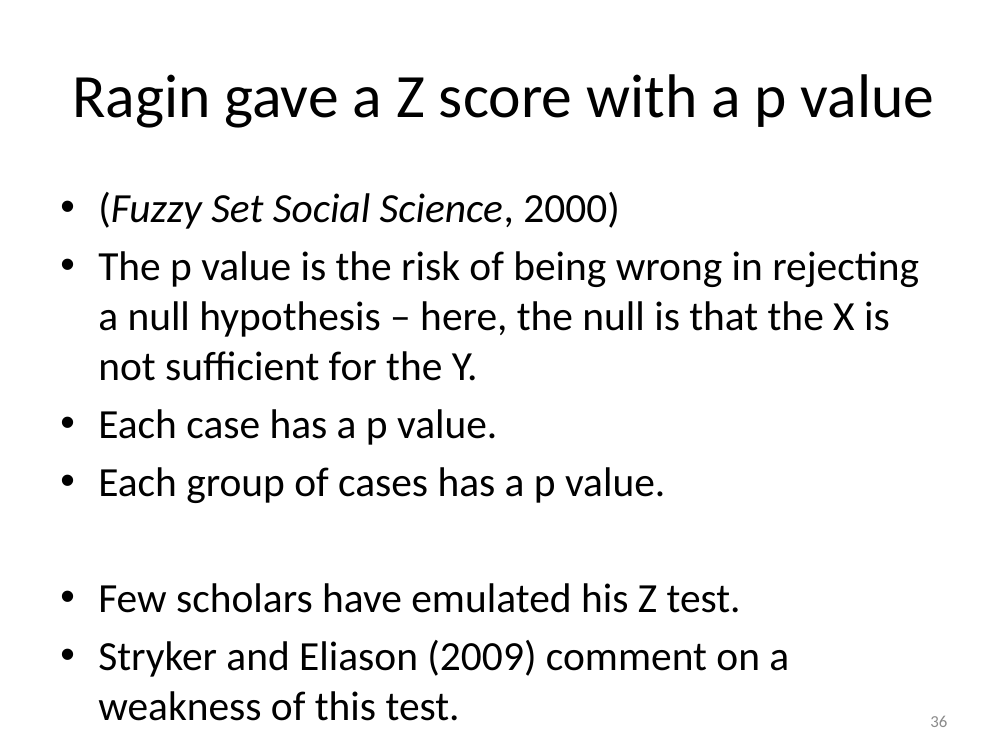
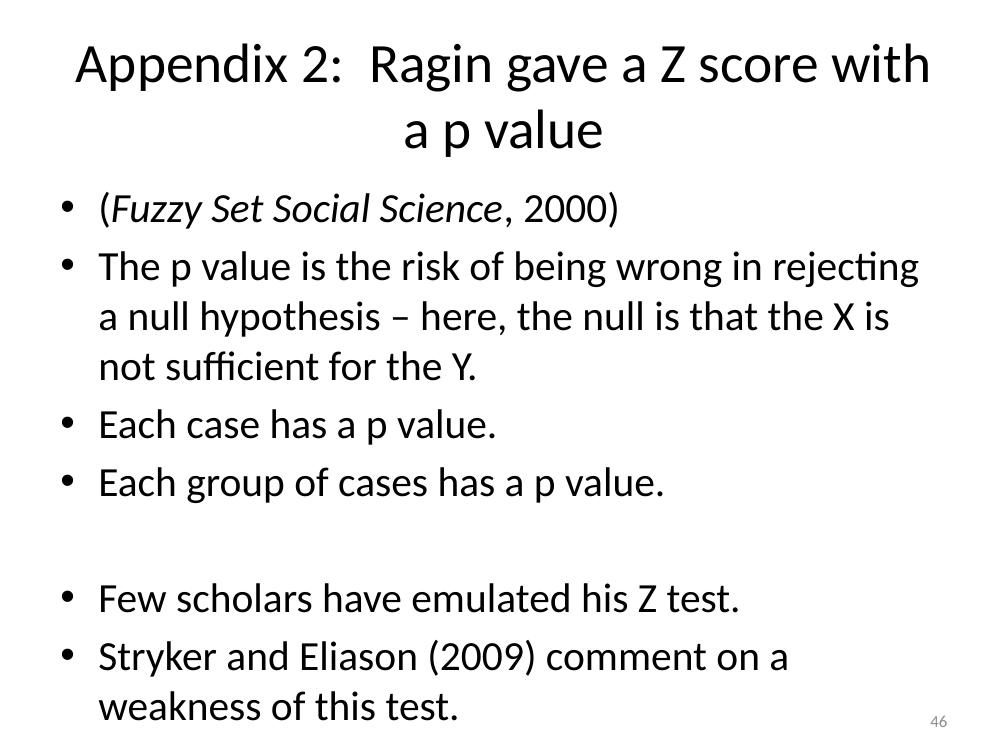
Before and after one commit to WendyOlsen/fsgof, a slide deck: slide 46 of FuzzyQCAConsistencyWithGoodnessofFitTestsOlsen2016.pptx (slide 36 before the commit). Drawn at 1008x756 pixels with LibreOffice and Linux fonts; fonts in the diff are those of the drawing. Boxes give left, top, right and bottom in pixels: in the first picture for what was removed or moved away, otherwise in the second. Text is boxed around its words. In the diff, an @@ line names an element or a change of style, - is before the commit and + after.

```diff
--- a/FuzzyQCAConsistencyWithGoodnessofFitTestsOlsen2016.pptx
+++ b/FuzzyQCAConsistencyWithGoodnessofFitTestsOlsen2016.pptx
@@ title at [76,43,931,157]: text changed; size 44 to 39.6 pt @@
-Ragin gave a Z score with a p value
+Appendix 2: Ragin gave a Z score with a p value
@@ page number at [930,716,947,727]: text changed @@
-36
+46
```
Also in this commit, not shown: 28 other slides changed, 12 slides added, 13 slides removed.
